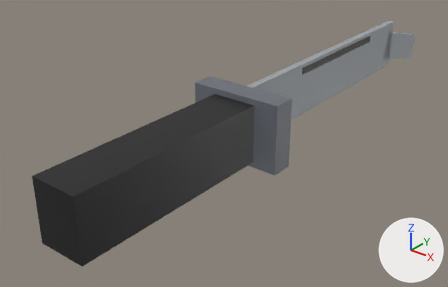
Two versions of the glTF model assets/generated/items/knife_w1.glb, one commit apart.
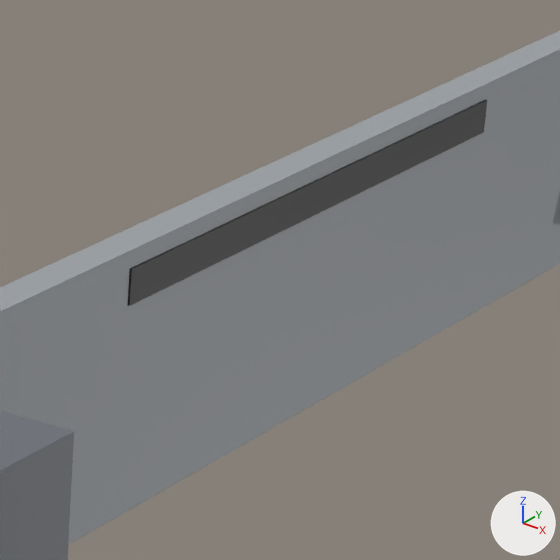
Each version appears first whole from a camera (50 mm lens) standing at (0.17, -0.169, 0.126) and looking at (-0.023, 0.073, -0.023), and next in a close-up on the part from 62% to 86% of the width and 6% to 43% of the height. The lights are fixed; the arrows at lower right show +X, +Y and +Z. The first two pictures are the older version. Vertices at exactly the same position are counted once.

Objects in the first close-up: 'knife_w1'.
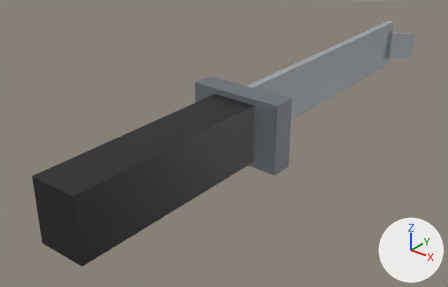
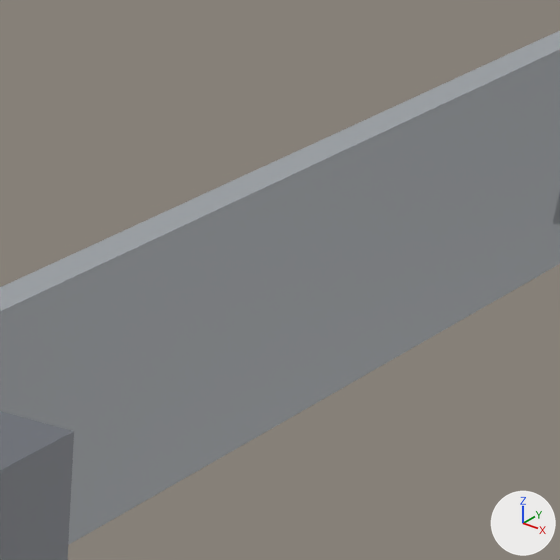
Boxes [x1, y1, x2, y2] around the edits, measured in the close-ups (560 x 560 px):
part 1 of me_knife_w1, deleted: before [128, 100, 487, 306]

What the commit changed:
me_knife_w1 has 40 vertices, 60 faces and spans x -0.025..0.025, y -0.055..0.266, z -0.018..0.018.
me_knife_w1 is used by ob_knife_w1; location (0.0, 0.0, 0.0).
me_knife_w1 part 1: the loose piece of 8 vertices spanning x -0.002..0.002, y 0.11..0.19, z 0.012..0.016 is deleted.
